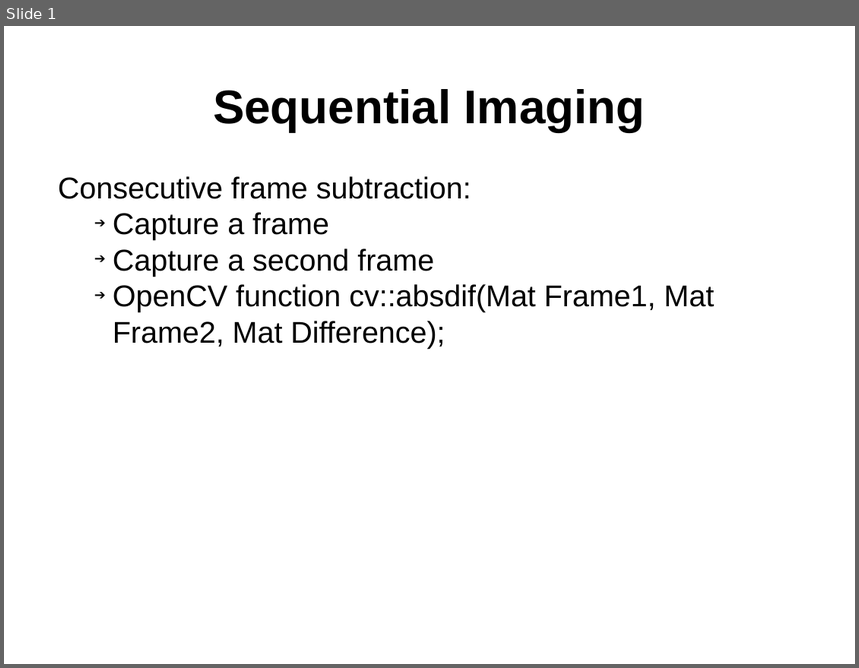
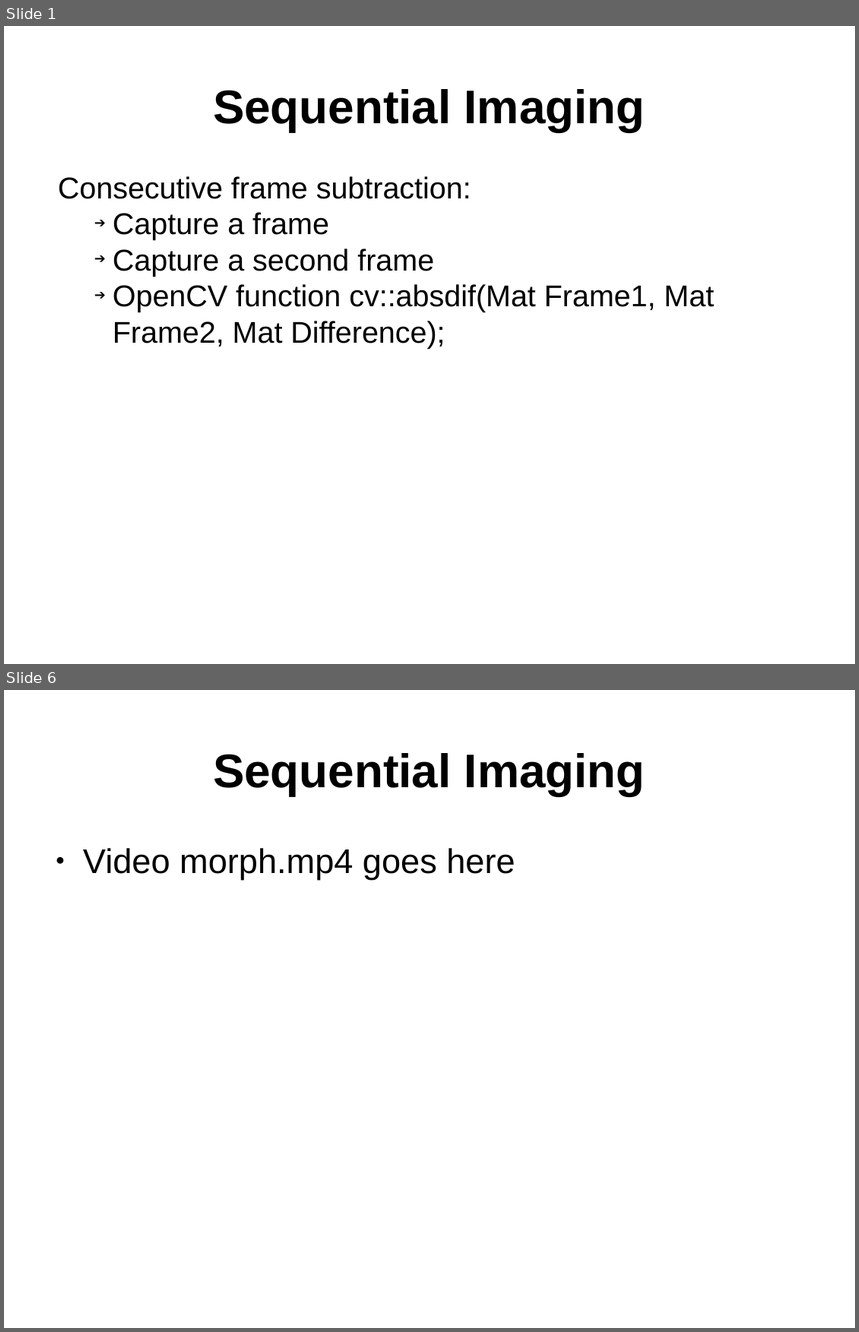
Before and after one commit to superderon/traffic_counter, a slide deck: presentation/presentation.odp. Shown one above the other, each under a label of ours: slide 1 before the commit, slides 1 and 6 after it; the slides between them are not shown. The pictures are 859x668 and 859x1332 pixels, drawn with LibreOffice and Linux fonts; fonts in the diff are those of the drawing. Boxes give left, top, right and bottom in pixels: in the first picture for what was removed or moved away, otherwise in the second. Text is boxed around its words. In the diff, an @@ line names an element or a change of style, - is before the commit and + after.

Commit message:
Added videos for presentation

```diff
--- a/presentation/presentation.odp
+++ b/presentation/presentation.odp
@@ slide 6 added at bbox=[4, 690, 855, 1328], background #FFFFFF @@
@@ title added at bbox=[213, 753, 645, 796], 44 pt, text #000000, bold @@
+Sequential Imaging
@@ text added at bbox=[83, 848, 515, 880], 32 pt, text #000000 @@
+● Video morph.mp4 goes here
```
Also in this commit, not shown: 6 other slides added, 2 slides removed, 9 other files.
